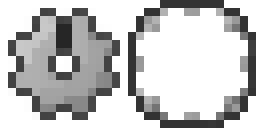
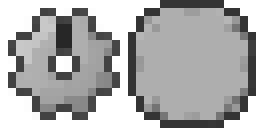
Two versions of the same layered image (256×128). Layer-by-layer changes:
painted on "Backing" over box(136, 8, 248, 120)
